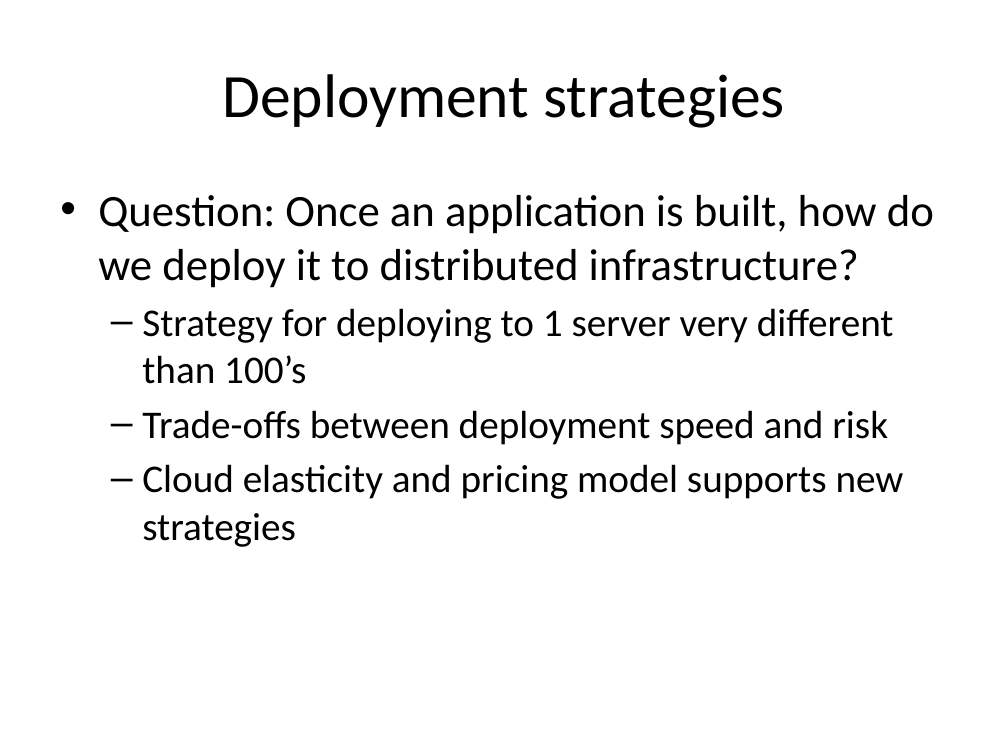
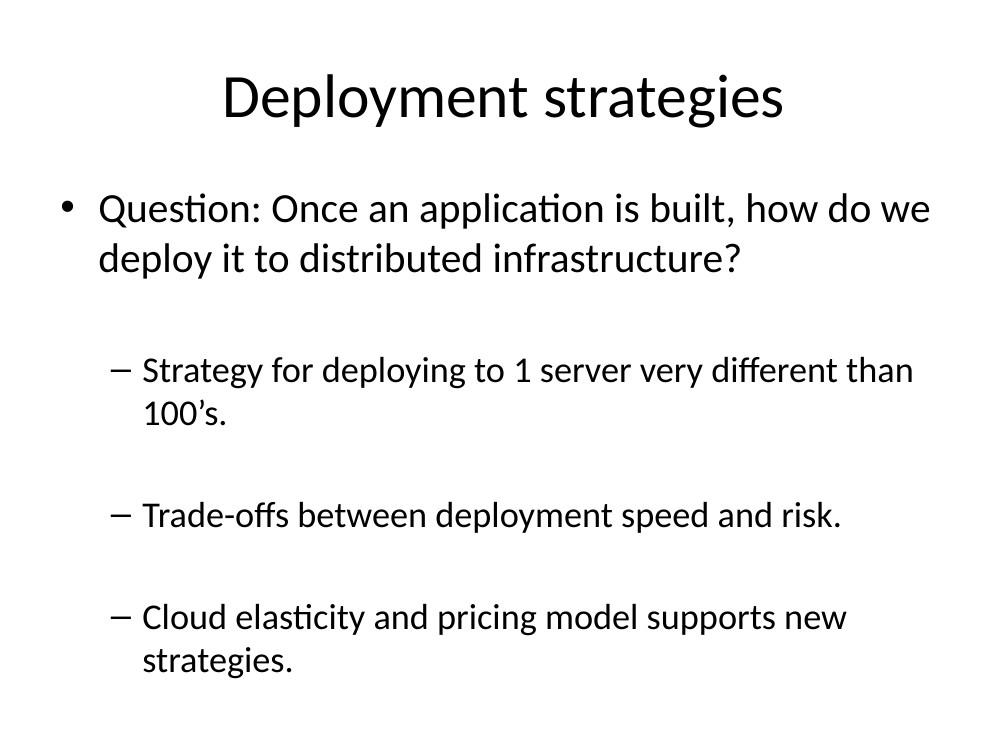
Before and after one commit to jasondbaker/infrastructure-class, a slide deck: slide 3 of lectures/infrastructure-week-10.pptx. Drawn at 1008x756 pixels with LibreOffice and Linux fonts; fonts in the diff are those of the drawing. Boxes give left, top, right and bottom in pixels: in the first picture for what was removed or moved away, otherwise in the second. Text is boxed around its words. In the diff, an @@ line names an element or a change of style, - is before the commit and + after.

```diff
--- a/lectures/infrastructure-week-10.pptx
+++ b/lectures/infrastructure-week-10.pptx
@@ text at bbox=[98, 193, 931, 279]: size 32 to 29.6 pt in "Question: Once an application is built, how ..." @@
@@ text at bbox=[142, 356, 914, 679]: text changed; size 28 to 25.9 pt @@
-  – Strategy for deploying to 1 server very different than 100’s
-  – Trade-offs between deployment speed and risk
-  – Cloud elasticity and pricing model supports new strategies
+  – Strategy for deploying to 1 server very different than 100’s.
+  – Trade-offs between deployment speed and risk.
+  – Cloud elasticity and pricing model supports new strategies.
```
Also in this commit, not shown: 12 other slides changed, 1 other file.
